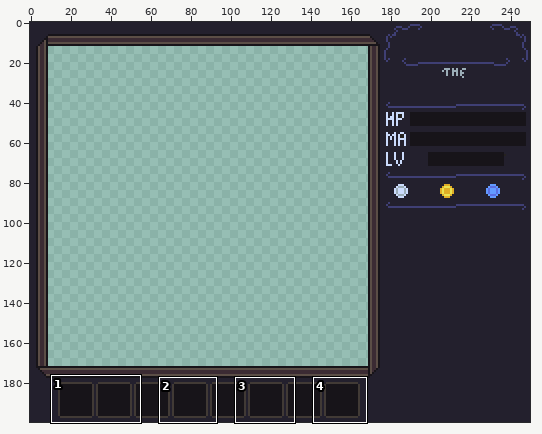
Two states of a pixel-art file, resources/textures/ui.aseprite. Above, an overview of the earlier version with the close-up marked.
Close-up. Earlier state:
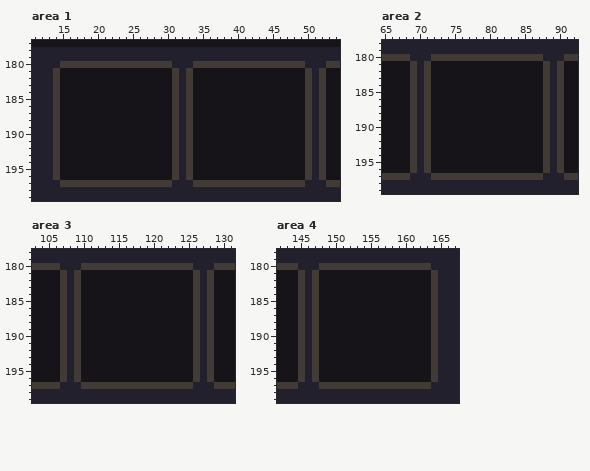
250x200 pixels, 1 frame. Shown: area 1: x 11..54, y 177..199; area 2: x 65..92, y 178..199; area 3: x 103..131, y 178..199; area 4: x 142..167, y 178..199.
New version:
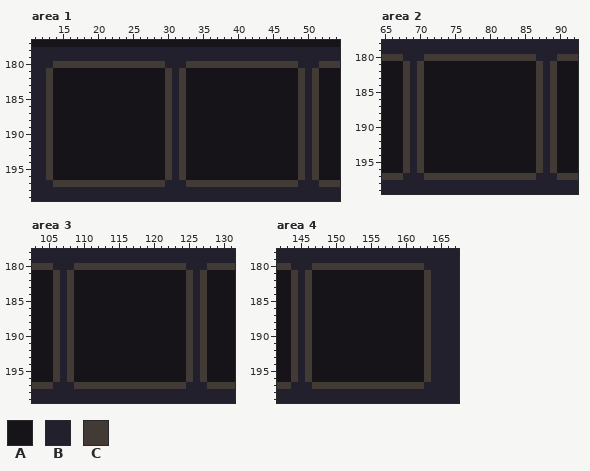
Palette (. is transparent): A #171419  B #23202d  C #413a35
From old to new:
Area 1:
Colour A replaces colour C in rows 181 to 196 at x 14, 33 and 52.
Colour B replaces colour C in row 180 at x 30 and 49; in rows 181 to 196 at x 31 and 50; in row 197 at x 30 and 49.
Colour C replaces colour A in rows 181 to 196 at x 30 and 49.
Colour C replaces colour B in row 180 at x 14, 33 and 52; in rows 181 to 196 at x 13, 32 and 51; in row 197 at x 14, 33 and 52.
Area 2:
Colour A replaces colour C in rows 181 to 196 at x 71 and 90.
Colour B replaces colour C in row 180 at x 68 and 87; in rows 181 to 196 at x 69 and 88; in row 197 at x 68 and 87.
Colour C replaces colour A in rows 181 to 196 at x 68 and 87.
Colour C replaces colour B in row 180 at x 71 and 90; in rows 181 to 196 at x 70 and 89; in row 197 at x 71 and 90.
Area 3:
Colour A replaces colour C in rows 181 to 196 at x 109 and 128.
Colour B replaces colour C in row 180 at x 106 and 125; in rows 181 to 196 at x 107 and 126; in row 197 at x 106 and 125.
Colour C replaces colour A in rows 181 to 196 at x 106 and 125.
Colour C replaces colour B in row 180 at x 109 and 128; in rows 181 to 196 at x 108 and 127; in row 197 at x 109 and 128.
Area 4:
Colour A replaces colour C in rows 181 to 196 at x 147.
Colour B replaces colour C in row 180 at x 144 and 163; in rows 181 to 196 at x 145 and 164; in row 197 at x 144 and 163.
Colour C replaces colour A in rows 181 to 196 at x 144 and 163.
Colour C replaces colour B in row 180 at x 147; in rows 181 to 196 at x 146; in row 197 at x 147.
